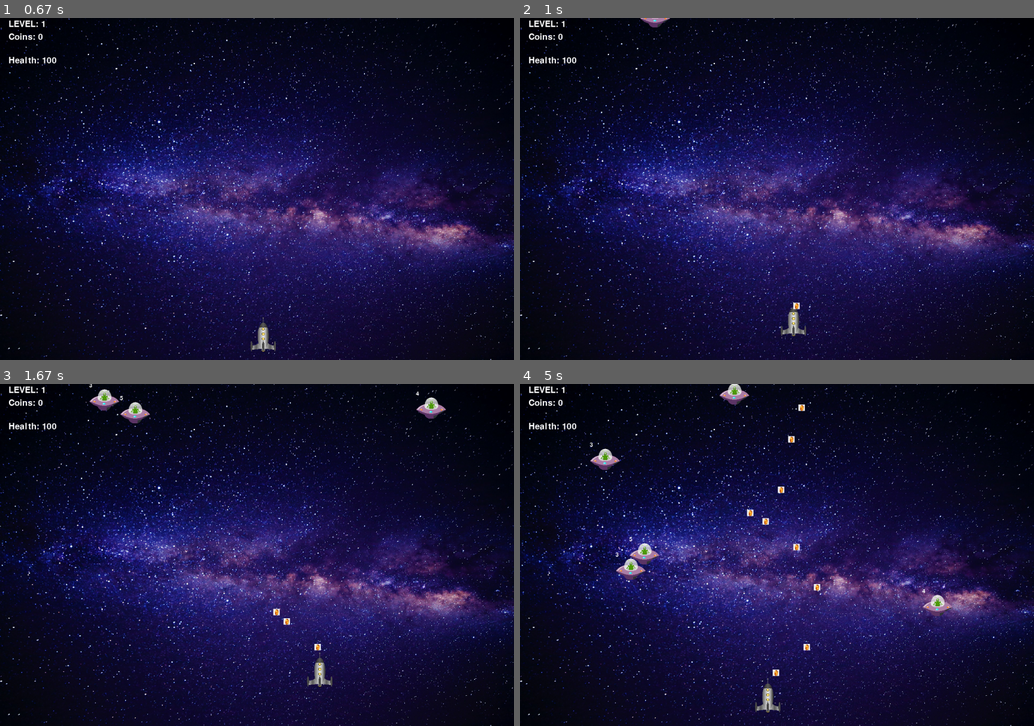
Above: before the commit, frames 1-4 (two rows, left to right).
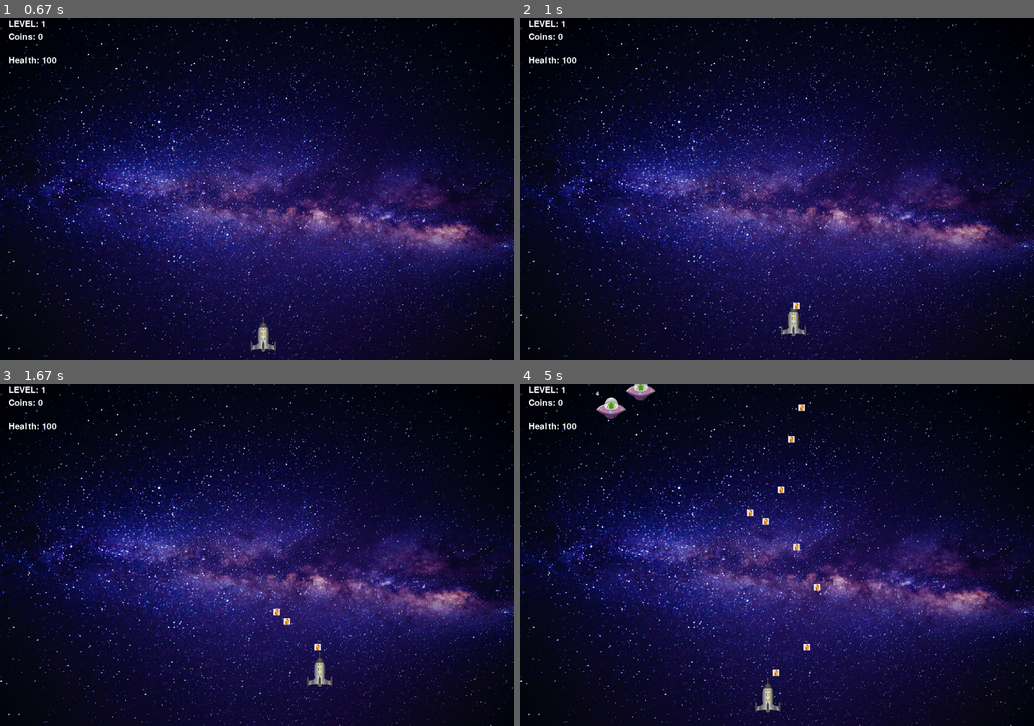
Above: after the commit, the same moments.

Repository: Pavel-Bylkov/shuter_pygame
Game: pygame game, started from game2.py
Same seed, same stepped clock (60 frames per second), same inputs: the game is played once before the commit and once after it.
Inputs:
- Up to frame 1 (0.67 s): hold D from 0.33 s (still down)
- Up to frame 2 (1 s): release D at 0.8 s; hold W from 0.83 s (still down); tap Space at 0.9 s
- Up to frame 3 (1.67 s): release W at 1.13 s; hold D 1.17-1.63 s; tap Space at 1.23, 1.53 s
- Up to frame 4 (5 s): hold A 1.67-2.2 s; tap Space at 1.73, 2.03, 2.3, 2.63, 3.07, 3.47, 3.77, 4.13, 4.53, 4.83 s; hold S 2.23-2.53 s; hold A 2.57-2.97 s; hold W 3-3.37 s; hold D 3.4-4.03 s; hold S 4.07-4.43 s; hold A 4.47-4.93 s; hold D from 4.97 s (still down)

Frame 1 is identical in both runs. In frame 2, 0.1% of the frame differs, in the area x 23-30%, y 0-3%; in frame 3, 0.6%; in frame 4, 1.4%, in the area x 13-84%, y 0-68%.

Commit message:
add controller

Diff:
--- a/game2.py
+++ b/game2.py
@@ -145,29 +145,28 @@
         self.health_display.reset(win)
 
 class Enemy(Base):
-    def __init__(self, x, y, speed):
+    def __init__(self, x, y, speed, health):
         super().__init__(x=x, y=y, speed=speed, img=img_enemy)
-        self.health = random.randint(3, 5)
+        self.health = health
+        self.power = health
         self.health_display = Text(x=self.rect.x, y=(self.rect.y-15),
                                    text=f"{self.health}", font_size=20)
 
+    def move(self):
+        self.rect.y += self.speed
+        self.rect.x += random.randint(-self.speed, self.speed)
+
     def update(self, player, bums, win):
         global coins
-        self.rect.y += self.speed
-        self.rect.x += random.randint(-self.speed, self.speed)
+
+        self.move()
         self.health_display.change_pos(self.rect.x, self.rect.y - 15)
-        if self.rect.y > win_height:
-            self.rect.y = -50
-            self.rect.x = random.randint(30, win_height - 30)
-            player.get_hit(self.health)
+        if self.rect.y > win_height + 50:
+            self.kill()
+            player.get_hit(self.power)
         if pg.sprite.collide_rect(self, player):
-            player.get_hit(self.health)
-            bums.add(
-                Bum(self.rect.centerx, self.rect.centery)
-            )
-            self.rect.y = -50
-            self.rect.x = random.randint(30, win_height - 30)
-            coins += 1
+            player.get_hit(self.power)
+            self.health = 0
         coll = pg.sprite.spritecollide(self, player.bullets, True)
         if coll:
             for bull in coll:
@@ -176,14 +175,17 @@
             bums.add(
                 Bum(self.rect.centerx, self.rect.centery)
             )
-            self.rect.y = -50
-            self.rect.x = random.randint(30, win_height - 30)
-            coins += 1
-            self.health = random.randint(3, 5)
+            self.kill()
+            coins += self.power
+
         self.health_display.update(f"{self.health}")
         self.health_display.reset(win)
 
 
+class Enemy2(Enemy):
+
+    def move(self):
+        self.rect.y += self.speed
 
 class Bullet(Base):
     def __init__(self, x, y, speed, power):
@@ -219,11 +221,72 @@
     def reset(self, win):
         win.blit(self.image, (self.rect.x, self.rect.y))
 
+
+class Controller:
+    def __init__(self):
+        self.monsters1 = pg.sprite.Group()
+        self.levels = {
+            1: {1: 10},
+            2: {1: 15, 2: 5},
+            3: {1: 10, 2: 10}
+        }
+        self.level = 1
+        self.timer = time.time()
+        self.level_display = Text(x=20, y=5, text="LEVEL: 1", font_size=30)
+        self.coins_display = Text(x=20, y=35, text="Coins: 0", font_size=30)
+
+    def get_next_monster(self):
+        level = self.levels[self.level]
+        if len(level) == 0 and len(self.levels) > 0:
+            del self.levels[self.level]
+            self.level += 1
+        if len(self.levels) == 0:
+            game_win()
+            return
+        #todo error ValueError: min() arg is an empty sequence
+
+        type = random.randint(min(level), max(level))
+        self.levels[self.level][type] -= 1
+        if self.levels[self.level][type] == 0:
+            del self.levels[self.level][type]
+        if type == 1:
+            self.monsters1.add(
+                Enemy(x=random.randint(3, win_width // 10 - 4) * 10,
+                      y=random.randint(-500, -30),
+                      speed=random.randint(3, 7), health=4)
+            )
+        elif type == 2:
+            self.monsters1.add(
+                Enemy2(x=random.randint(3, win_width // 10 - 4) * 10,
+                      y=random.randint(-500, -30),
+                      speed=random.randint(3, 7), health=10)
+            )
+
+    def update(self, hero, bums, window):
+        if time.time() - self.timer >= 1:
+            self.get_next_monster()
+            self.timer = time.time()
+        self.monsters1.update(hero, bums, window)
+        self.monsters1.draw(window)
+        self.level_display.update(f"LEVEL: {level}")
+        self.level_display.reset(window)
+        self.coins_display.update(f"Coins: {coins}")
+        self.coins_display.reset(window)
+
+
 def game_over():
     global finish
 
     finish = True
     window.blit(gameover, (0, 0))
+
+def game_win():
+    global finish
+
+    finish = True
+    win_display = Text(x=win_width//2, y=win_height//2, text="WIN",
+                       font_size=150, color=GREEN_COLOR)
+    win_display.reset(window)
 
 # Создаем окошко
 pg.display.set_caption("Shooter")  # Title у окна
@@ -232,21 +295,9 @@
 # создаем спрайты
 hero = Hero(x=500, y=700, speed=12)
 
-# создаем надписи на экране
-level_display = Text(x=20, y=5, text="LEVEL: 1", font_size=30)
-coins_display = Text(x=20, y=35, text="Coins: 0", font_size=30)
-
-
-
-
 # чтобы работала группа, необходимо наследоваться от pg.sprite.Sprite
-monsters = pg.sprite.Group()
-for k in range(5):
-    monsters.add(
-        Enemy(x=random.randint(3, win_width // 10 - 4) * 10,
-              y=random.randint(-500, -30),
-              speed=random.randint(3, 7))
-    )
+controller = Controller()
+
 
 bums = pg.sprite.Group()
 
@@ -270,19 +321,10 @@
         hero.update()
         hero.reset(window)
 
-        monsters.update(hero, bums, window)
-        monsters.draw(window)
+        controller.update(hero, bums, window)
 
         bums.update()
         bums.draw(window)
-
-        coins_display.update(f"Coins: {coins}")
-        coins_display.reset(window)
-        level_display.update(f"LEVEL: {level}")
-        level_display.reset(window)
-
-        if coins + len(monsters):
-            stop_spawn = True
 
         pg.display.update()
 
